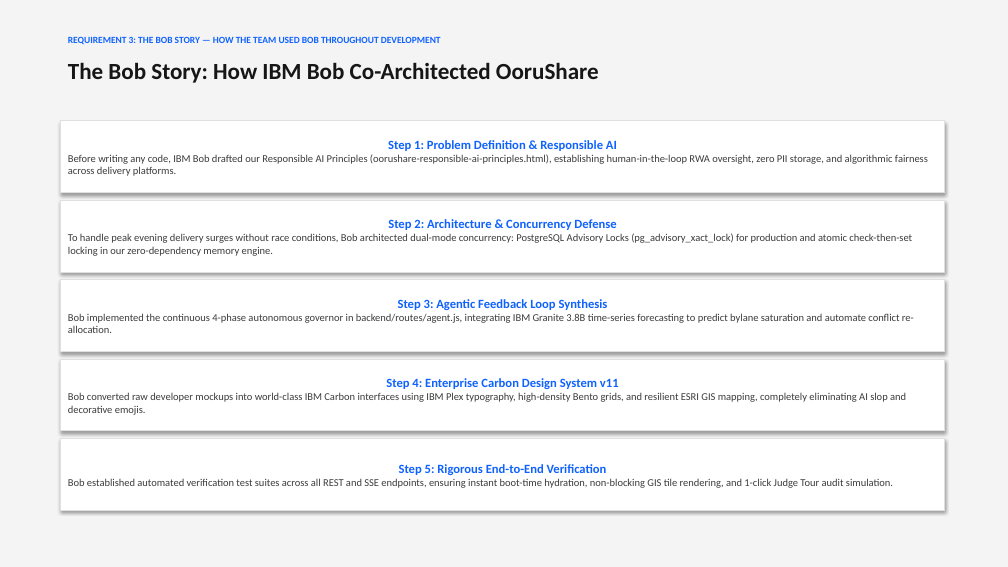
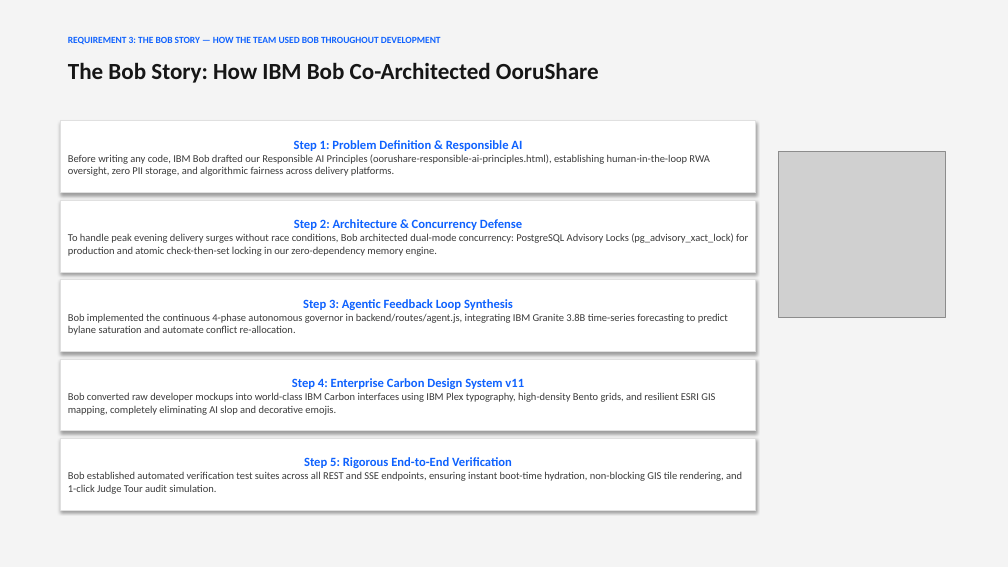
Before and after one commit to PankajKumar2804/oorushare, a slide deck: slide 6 of OoruShare_IBM_Bobathon_Theme1_Submission.pptx. Drawn at 1008x567 pixels with LibreOffice and Linux fonts; fonts in the diff are those of the drawing; grey boxes stand for pictures. Boxes give left, top, right and bottom in pixels: in the first picture for what was removed or moved away, otherwise in the second. Text is boxed around its words. In the diff, an @@ line names an element or a change of style, - is before the commit and + after.

```diff
--- a/OoruShare_IBM_Bobathon_Theme1_Submission.pptx
+++ b/OoruShare_IBM_Bobathon_Theme1_Submission.pptx
@@ rectangle "Step 1: Problem Definition & ...": place and size @@
-rectangle "Step 1: Problem Definition & ..." at bbox=[60, 121, 945, 193]
+rectangle "Step 1: Problem Definition & ..." at bbox=[60, 121, 756, 193]
@@ picture added at bbox=[779, 151, 945, 318] @@
@@ rectangle "Step 2: Architecture & Concurrency ...": place and size @@
-rectangle "Step 2: Architecture & Concurrency ..." at bbox=[60, 200, 945, 272]
+rectangle "Step 2: Architecture & Concurrency ..." at bbox=[60, 200, 756, 272]
@@ rectangle "Step 3: Agentic Feedback Loop ...": place and size @@
-rectangle "Step 3: Agentic Feedback Loop ..." at bbox=[60, 280, 945, 352]
+rectangle "Step 3: Agentic Feedback Loop ..." at bbox=[60, 280, 756, 352]
@@ rectangle "Step 4: Enterprise Carbon Design ...": place and size @@
-rectangle "Step 4: Enterprise Carbon Design ..." at bbox=[60, 359, 945, 431]
+rectangle "Step 4: Enterprise Carbon Design ..." at bbox=[60, 359, 756, 431]
@@ rectangle "Step 5: Rigorous End-to-End Verification": place and size @@
-rectangle "Step 5: Rigorous End-to-End Verification" at bbox=[60, 439, 945, 510]
+rectangle "Step 5: Rigorous End-to-End Verification" at bbox=[60, 439, 756, 510]
```
Also in this commit, not shown: 1 other slide changed, 13 other files.
